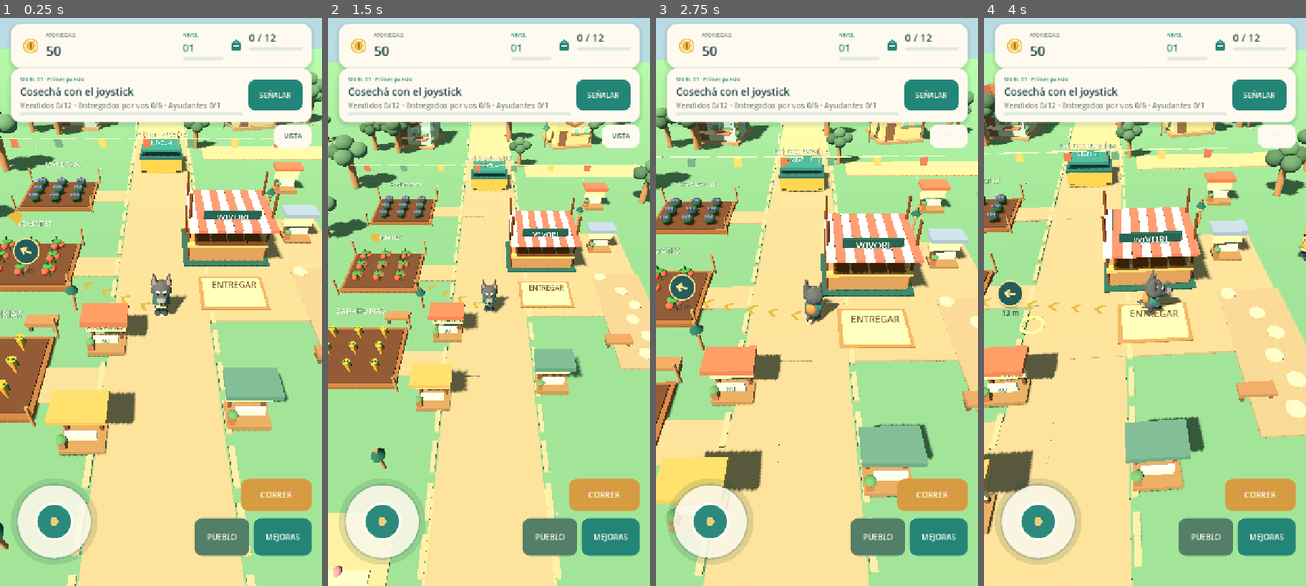
Above: before the commit, frames 1-4 (left to right).
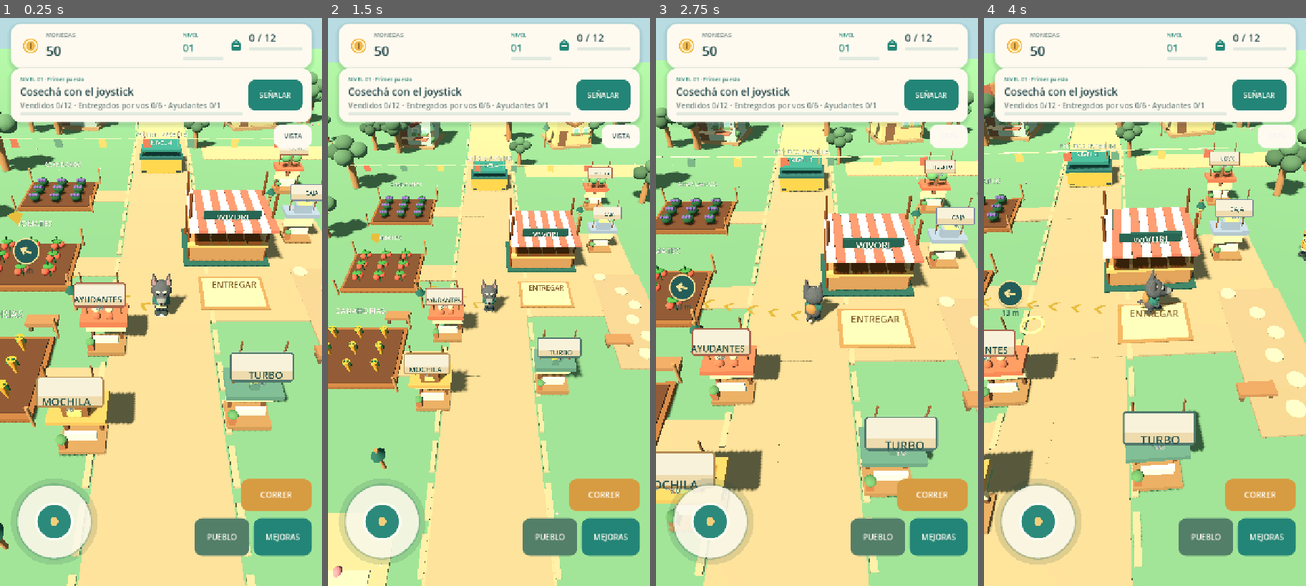
Above: after the commit, the same moments.

Repository: alejandropemamartinez-crypto/WivoriTrails
Game: Godot game, scene res://Main.tscn
Two runs of this game, one before a commit and one after it. Both use one fixed random seed, a clock stepped at 60 frames per second and the inputs below.
Inputs (mouse positions are in pixels of both pictures, inside the frame that each line leads up to):
- Up to frame 1 (0.25 s): no input
- Up to frame 2 (1.5 s): click "SEÑALAR" at 0.5 s; click "VISTA" at 1.25 s
- Up to frame 3 (2.75 s): tap Enter at 2 s; drag from (710, 523) to (849, 171) at 2.02 s
- Up to frame 4 (4 s): drag from (1080, 330) to (1128, 415) at 2.77 s; move the mouse to (1177, 171) at 3.52 s; hold D from 3.53 s (still down)

The runs differ from the first frame. In frame 1, 3.9% of the frame differs, in the area x 11-100%, y 22-71%; in frame 2, 2.2%; in frame 3, 4.6%, in the area x 0-100%, y 23-84%; in frame 4, 2.9%.

Commit message:
Add elevated billboard upgrade plaques with custom icons, readable prices and real contrast

Diff:
--- a/scripts/world.gd
+++ b/scripts/world.gd
@@ -279,6 +279,71 @@
 		var theta := float(k)*TAU/5.0
 		shape(p,"sphere",Vector3(cos(theta),2.5,sin(theta)),Vector3(.3,.33,.3),RED)
 
+static var sign_textures: Dictionary={}
+
+func _sign_texture(accent: Color) -> Texture2D:
+	var key:=accent.to_html()
+	if sign_textures.has(key):return sign_textures[key]
+	# A crisp wooden plaque with high-contrast trim, independent of roof angle.
+	var canvas:=Image.create(360,168,false,Image.FORMAT_RGBA8)
+	canvas.fill(Color.TRANSPARENT)
+	for py in range(168):
+		for px in range(360):
+			var radius: float=24.0
+			var bx: float=maxf(absf(float(px)-180.0)-156.0,0)
+			var by: float=maxf(absf(float(py)-84.0)-60.0,0)
+			var dist: float=sqrt(bx*bx+by*by)
+			if dist<radius:
+				var alpha: float=clampf(radius-dist,0,1)
+				var border: bool=dist>radius-9 or px<11 or py<11 or px>348 or py>155
+				var base: Color=accent.darkened(.30) if border else Color("#fff0c9")
+				if py>107 and not border:base=Color("#e9c993")
+				base.a=alpha
+				canvas.set_pixel(px,py,base)
+	var texture:=ImageTexture.create_from_image(canvas)
+	sign_textures[key]=texture
+	return texture
+
+func _upgrade_emblem(node: Node3D, kind: String, accent: Color) -> void:
+	var p:=Node3D.new()
+	p.position=Vector3(0,2.35,-.13)
+	p.name="Ícono grande de "+kind
+	node.add_child(p)
+	match kind:
+		"helper":
+			for x in [-.29,.29]:
+				shape(p,"sphere",Vector3(x,.12,0),Vector3(.36,.40,.29),Color("#ebd7ad"))
+				shape(p,"sphere",Vector3(x,-.22,.10),Vector3(.38,.44,.28),accent)
+		"bag":
+			shape(p,"box",Vector3(0,0,.0),Vector3(.92,.88,.45),Color("#9a6a47"))
+			shape(p,"sphere",Vector3(0,.28,-.07),Vector3(.59,.29,.30),accent)
+			shape(p,"box",Vector3(0,0,.27),Vector3(.50,.30,.09),Color("#f3d183"))
+		"speed":
+			var arrow:=shape(p,"cone",Vector3(0,.07,.0),Vector3(.85,1.06,.5),Color("#edbf55"))
+			arrow.rotation.z=PI
+			shape(p,"box",Vector3(0,-.18,.08),Vector3(.31,.51,.18),accent)
+		"checkout":
+			shape(p,"box",Vector3(0,-.04,0),Vector3(1.05,.55,.47),accent)
+			shape(p,"box",Vector3(0,.33,.01),Vector3(.79,.23,.44),Color("#f5d394"))
+		"expand":
+			shape(p,"cylinder",Vector3(0,-.1,0),Vector3(.32,.92,.32),Color("#956b4e"))
+			for x in [-.38,.38]:
+				shape(p,"sphere",Vector3(x,.34,0),Vector3(.74,.67,.64),Color("#72ae78"))
+		"pier":
+			shape(p,"box",Vector3(0,-.26,0),Vector3(1.20,.28,.62),Color("#639db0"))
+			shape(p,"cone",Vector3(0,.31,0),Vector3(.83,.76,.31),Color("#fff3d7"))
+		"lock":
+			shape(p,"box",Vector3(0,-.12,.10),Vector3(.70,.58,.38),Color("#e5bd6e"))
+			shape(p,"cylinder",Vector3(0,.30,-.02),Vector3(.41,.68,.40),accent)
+		"alarm":
+			shape(p,"cone",Vector3(0,.10,.0),Vector3(1.0,.84,.9),Color("#d87a59"))
+			shape(p,"sphere",Vector3(0,-.40,.11),Vector3(.35,.28,.30),Color("#f3c474"))
+		"guard":
+			shape(p,"box",Vector3(0,0,0),Vector3(.86,.92,.27),Color("#6c8e9d"))
+			shape(p,"sphere",Vector3(0,.12,.18),Vector3(.43,.47,.19),Color("#e3ce93"))
+		_:
+			shape(p,"sphere",Vector3.ZERO,Vector3.ONE*.6,accent)
+
 func build_upgrade_pads() -> void:
 	# Real little upgrade stalls instead of flat neon circles. Kept in the
 	# original locations so progression, navigation and save files still work.
@@ -304,9 +369,27 @@
 		shape(stall,"sphere",Vector3(-.70,.80,.34),Vector3(.44,.31,.41),Color("#679b6a"))
 		var sign:=make_label(stall,names[kind],Vector3(0,1.32,-.13),36)
 		sign.modulate=Color("#304b45"); sign.outline_size=0; sign.pixel_size=.008
-		var price:=make_label(stall,"",Vector3(0,.82,.29),38)
-		price.modulate=Color("#36574f"); price.outline_size=0; price.pixel_size=.009
-		upgrade_pads[kind]={"node":stall,"face":face,"label":sign,"price":price,"short":names[kind]}
+		var price:=make_label(stall,"",Vector3(0,3.05,.39),49)
+		var badge:=Sprite3D.new()
+		badge.name="Cartel colgante elevado siempre legible"
+		badge.texture=_sign_texture(roof_colors[index%4])
+		badge.pixel_size=.0062
+		badge.billboard=BaseMaterial3D.BILLBOARD_ENABLED
+		badge.position=Vector3(0,3.42,.0)
+		badge.no_depth_test=true
+		stall.add_child(badge)
+		for x in [-.77,.77]:
+			shape(stall,"cylinder",Vector3(x,2.73,-.32),Vector3(.075,1.65,.075),Color("#855f42"))
+		sign.position=Vector3(0,3.60,.46)
+		sign.font_size=56; sign.pixel_size=.0060
+		sign.modulate=Color("#284945")
+		sign.outline_size=8; sign.outline_modulate=Color("#ffedc5")
+		sign.no_depth_test=true
+		price.font_size=42; price.pixel_size=.0062
+		price.modulate=Color("#5a4438"); price.outline_size=7; price.outline_modulate=Color("#ffedc5")
+		price.no_depth_test=true
+		_upgrade_emblem(stall,kind,roof_colors[index%4])
+		upgrade_pads[kind]={"node":stall,"face":face,"label":sign,"price":price,"board":badge,"short":names[kind]}
 		index+=1
 	for kind in ["expand","pier"]:
 		var site:=Node3D.new()
@@ -339,10 +422,11 @@
 	# suggested investment. A forest of prices no longer covers the town.
 	for kind in upgrade_pads:
 		var pad: Dictionary=upgrade_pads[kind]
-		var near: bool=player_pos.distance_to(pad["node"].position)<5.0
-		var show_label: bool=not building and (near or kind==recommended)
+		var near: bool=player_pos.distance_to(pad["node"].position)<18.0
+		var show_label: bool=not building and pad["node"].visible and (near or kind==recommended)
 		pad["label"].visible=show_label
 		pad["price"].visible=show_label
+		pad["board"].visible=show_label
 	for kind in locked_sites:
 		var site: Node3D=locked_sites[kind]
 		var center: Vector3=Vector3(14,0,-13) if kind=="expand" else Vector3(19,0,15)
